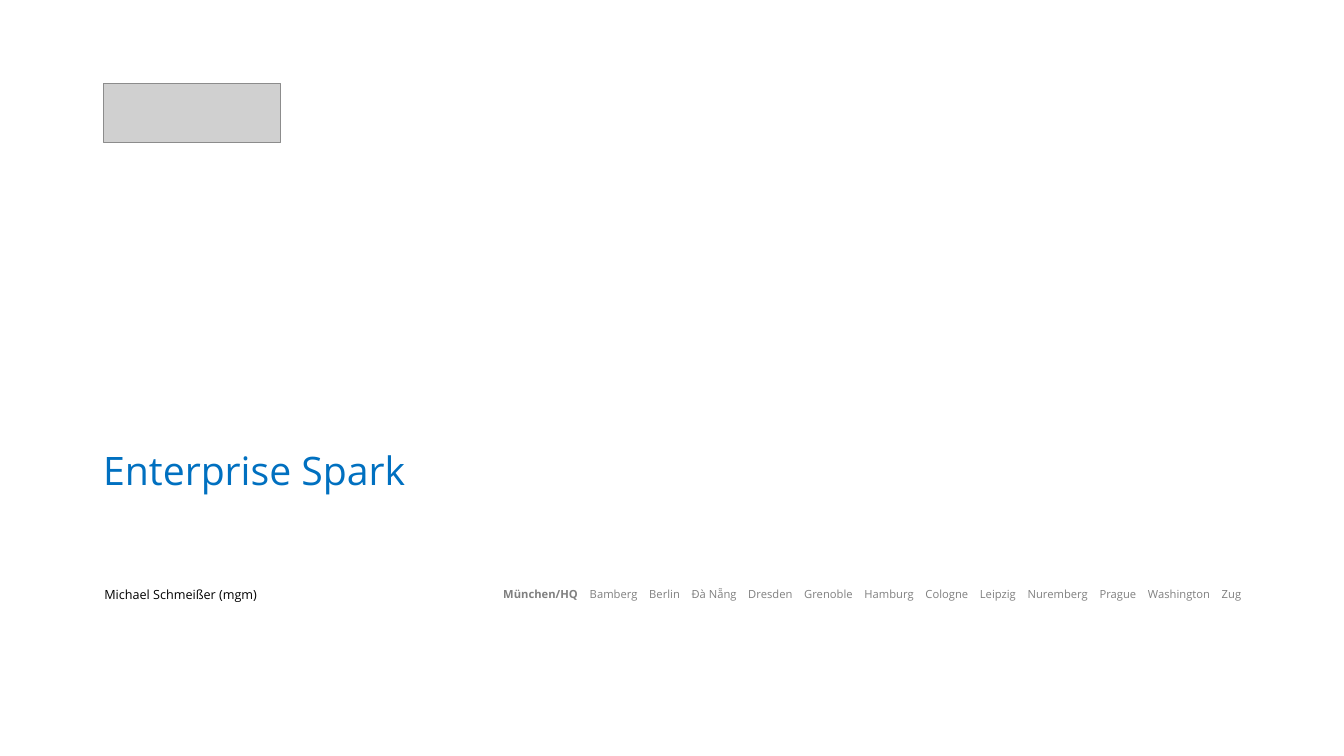
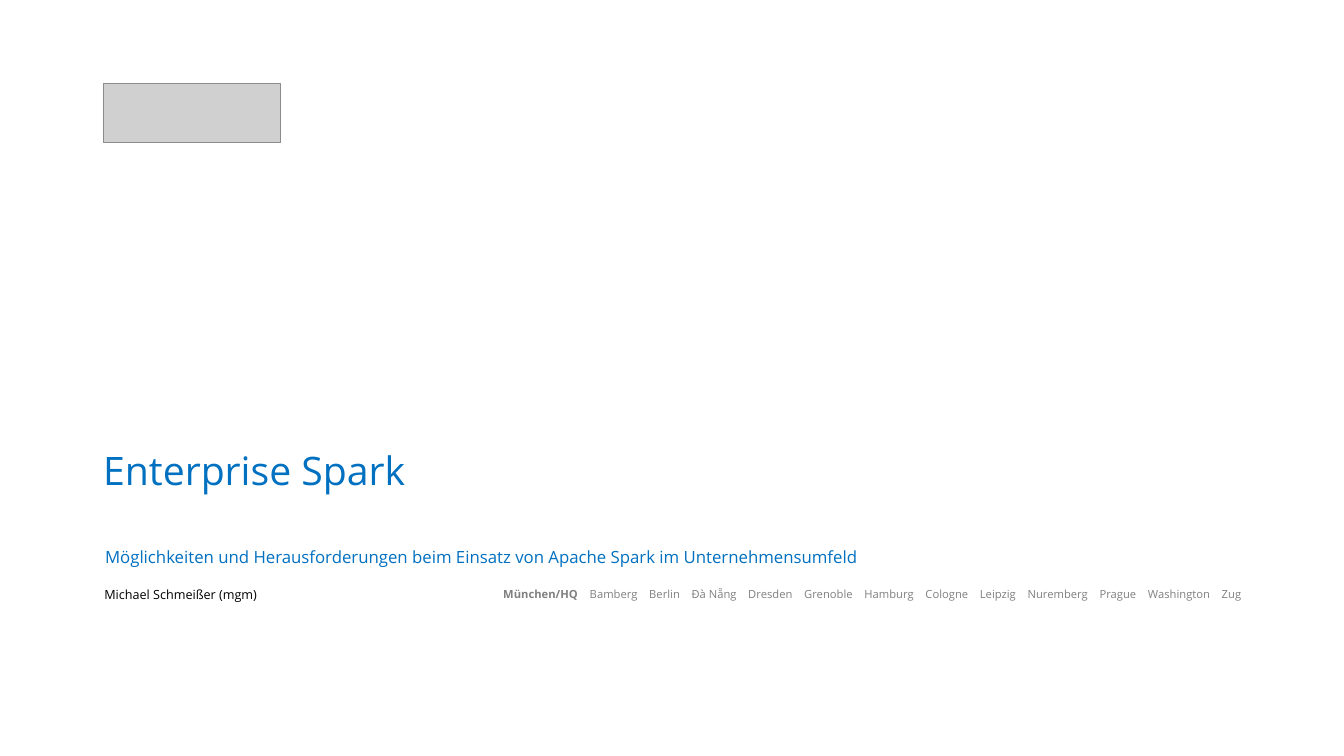
Before and after one commit to Skamandros/jug-saxony-workshop, a slide deck: slide 1 of src/slides/resources/2017-03-31-JUG-Saxony-Workshop-de.pptx. Drawn at 1344x756 pixels with LibreOffice and Linux fonts; fonts in the diff are those of the drawing; grey boxes stand for pictures. Boxes give left, top, right and bottom in pixels: in the first picture for what was removed or moved away, otherwise in the second. Text is boxed around its words. In the diff, an @@ line names an element or a change of style, - is before the commit and + after.

Commit message:
Added subtitle

```diff
--- a/src/slides/resources/2017-03-31-JUG-Saxony-Workshop-de.pptx
+++ b/src/slides/resources/2017-03-31-JUG-Saxony-Workshop-de.pptx
@@ text added at bbox=[105, 550, 857, 567], 12 pt, text #0070C0 @@
+Möglichkeiten und Herausforderungen beim Einsatz von Apache Spark im Unternehmensumfeld
```
